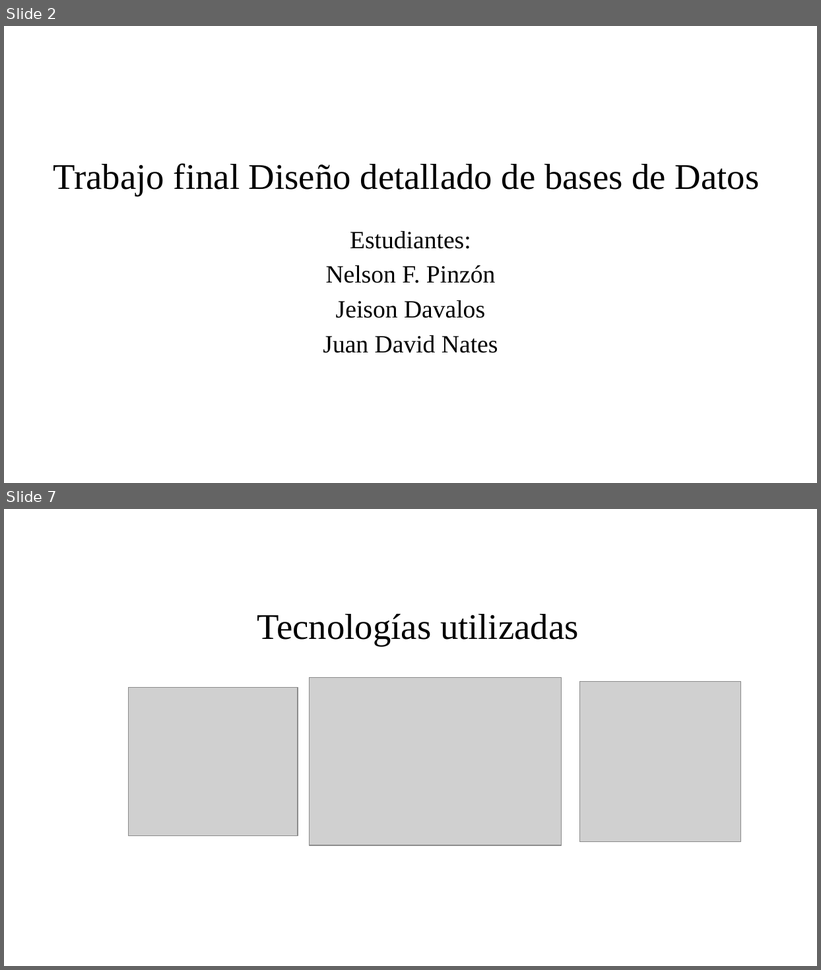
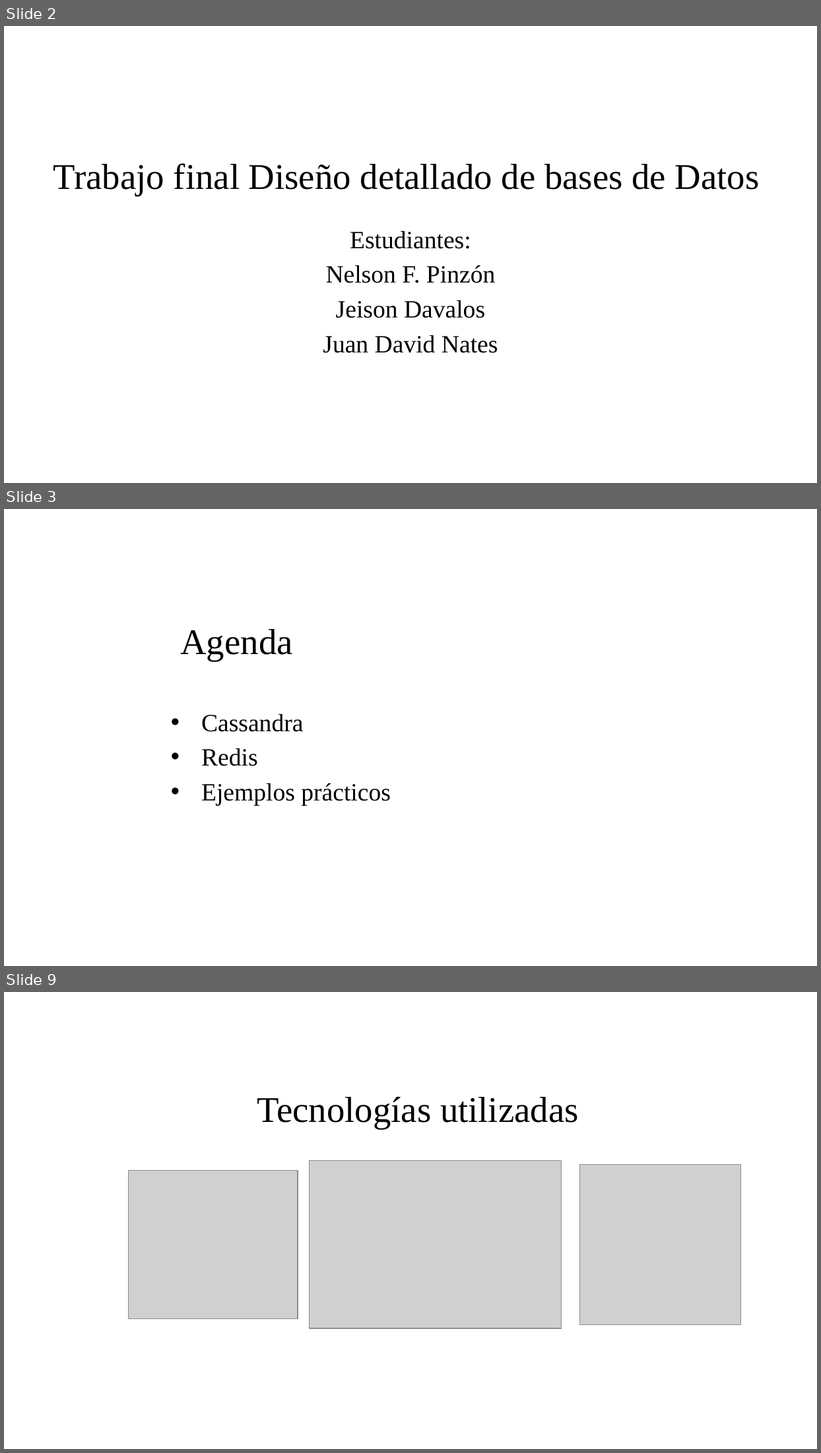
Before and after one commit to jnates/database_models, a slide deck: PresentaciónFinal.pptx. Shown one above the other, each under a label of ours: slides 2 and 7 before the commit, slides 2, 3 and 9 after it; the slides between them are not shown. The pictures are 821x970 and 821x1453 pixels, drawn with LibreOffice and Linux fonts; fonts in the diff are those of the drawing; grey boxes stand for pictures; background and template pictures are left out. Boxes give left, top, right and bottom in pixels: in the first picture for what was removed or moved away, otherwise in the second. Text is boxed around its words. In the diff, an @@ line names an element or a change of style, - is before the commit and + after.

```diff
--- a/PresentaciónFinal.pptx
+++ b/PresentaciónFinal.pptx
@@ slide 3 added at box(4, 509, 817, 966), background picture (left out) @@
@@ text added at box(180, 629, 292, 661), 32 pt, text #000000 @@
+Agenda
@@ text added at box(201, 714, 391, 806), 22 pt, text #000000 @@
+• Cassandra
+• Redis
+• Ejemplos prácticos
@@ what was slide 7 is now slide 9 @@
```
Also in this commit, not shown: 2 slides changed, 2 other slides added, 1 other file.
